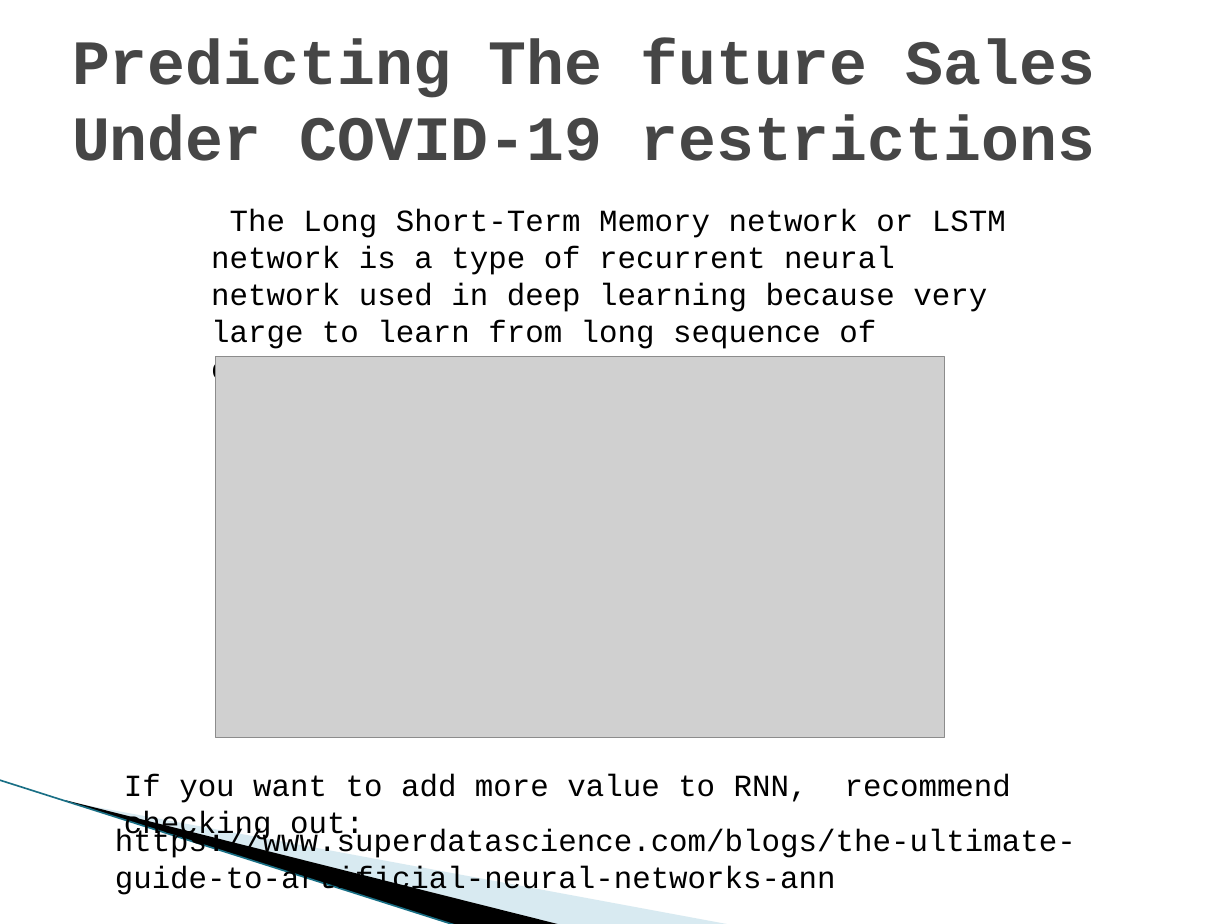
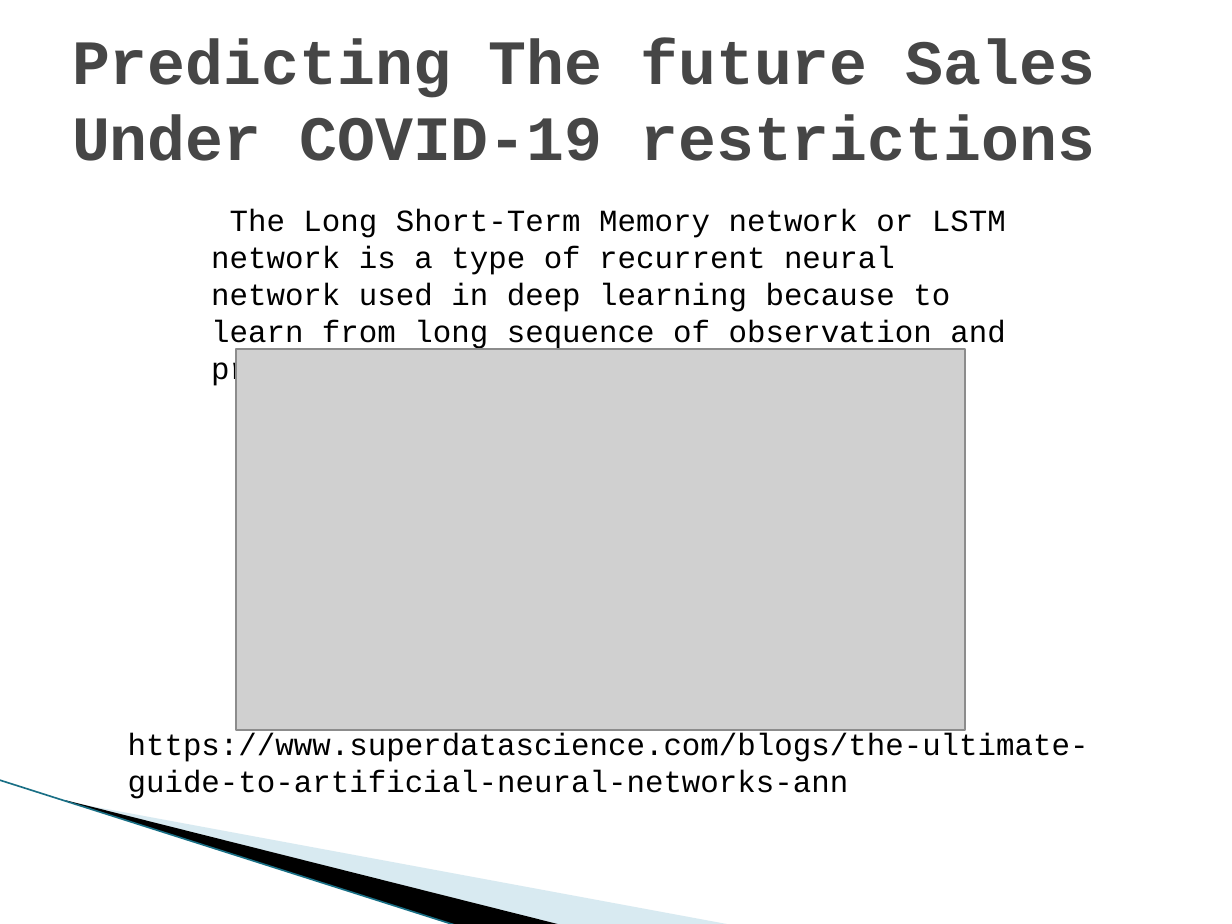
Before and after one commit to ziadmohd/NYCYellowTaxi, a slide deck: slide 10 of Impact of COVID-10 on NYC Taxi Industries.pptx. Drawn at 1232x924 pixels with LibreOffice and Linux fonts; fonts in the diff are those of the drawing; grey boxes stand for pictures; background and template pictures are left out. Boxes give left, top, right and bottom in pixels: in the first picture for what was removed or moved away, otherwise in the second. Text is boxed around its words. In the diff, an @@ line names an element or a change of style, - is before the commit and + after.

```diff
--- a/Impact of COVID-10 on NYC Taxi Industries.pptx
+++ b/Impact of COVID-10 on NYC Taxi Industries.pptx
@@ text at bbox=[211, 209, 1006, 351]: text changed @@
-The Long Short-Term Memory network or LSTM network is a type of recurrent neural network used in deep learning because very large to learn from long sequence of observation and predict future sequence
+The Long Short-Term Memory network or LSTM network is a type of recurrent neural network used in deep learning because to learn from long sequence of observation and predict future sequence
@@ picture: place and size @@
-picture at bbox=[216, 357, 945, 738]
+picture at bbox=[237, 349, 966, 729]
@@ text "https://www.superdatascience.com/blogs/the-ultimate-guide-to ...": place and size @@
-text "https://www.superdatascience.com/blogs/the-ultimate-guide-to ..." at bbox=[115, 828, 1076, 896]
+text "https://www.superdatascience.com/blogs/the-ultimate-guide-to ..." at bbox=[128, 733, 1089, 799]
@@ text removed at bbox=[124, 774, 1011, 842] @@
-If you want to add more value to RNN, recommend checking out:
```
Also in this commit, not shown: 2 other slides changed.
